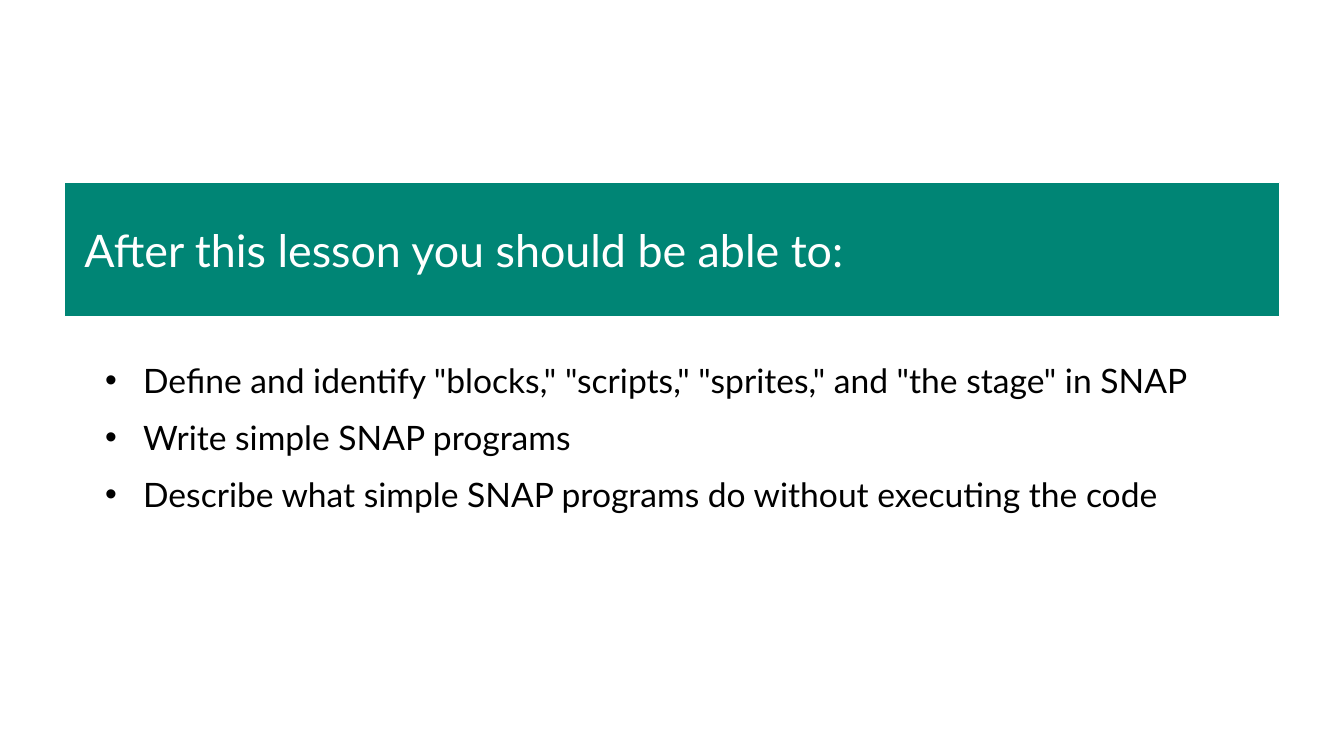
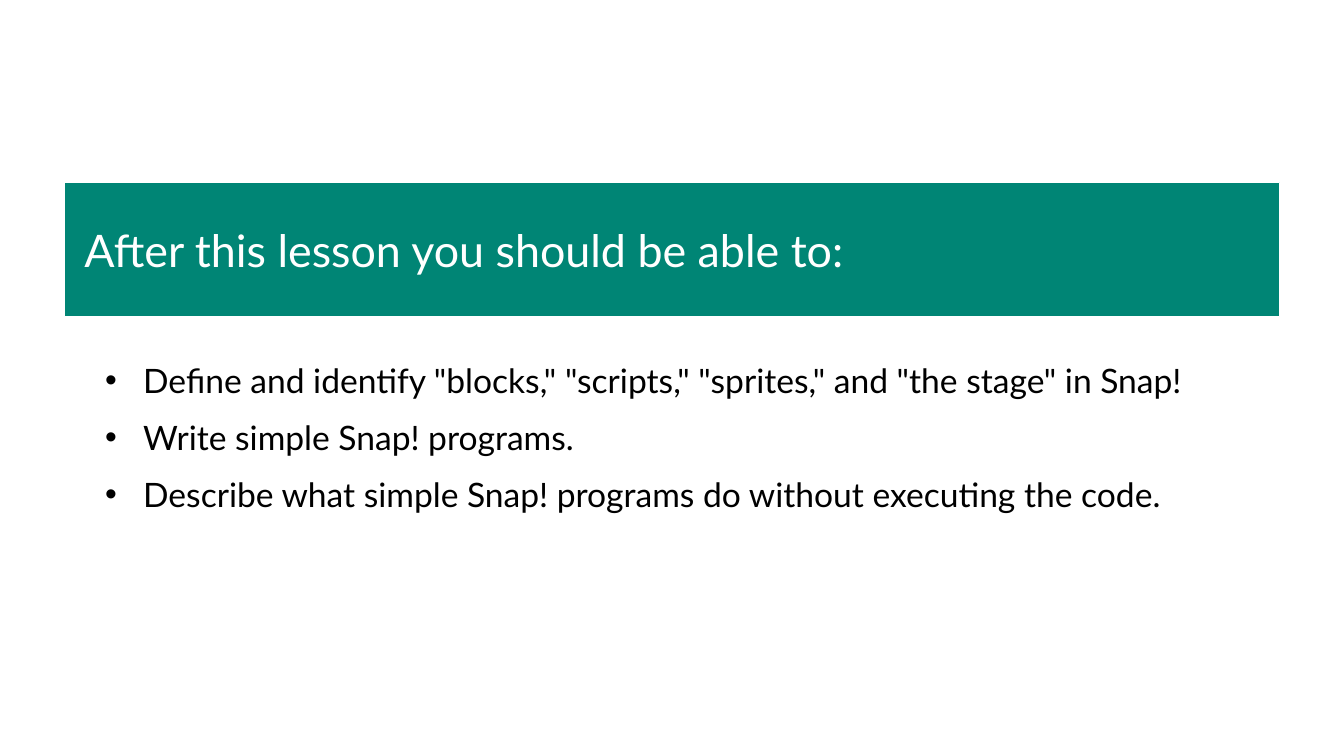
Before and after one commit to TEALSK12/introduction-to-computer-science, a slide deck: slide 2 of slidedecks/TEALS SNAP 1.2.pptx. Drawn at 1344x756 pixels with LibreOffice and Linux fonts; fonts in the diff are those of the drawing; background and template pictures are left out. Boxes give left, top, right and bottom in pixels: in the first picture for what was removed or moved away, otherwise in the second. Text is boxed around its words. In the diff, an @@ line names an element or a change of style, - is before the commit and + after.

```diff
--- a/slidedecks/TEALS SNAP 1.2.pptx
+++ b/slidedecks/TEALS SNAP 1.2.pptx
@@ text in free at (143, 368, 1181, 513): text changed @@
-  • Define and identify "blocks," "scripts," "sprites," and "the stage" in SNAP
-  • Write simple SNAP programs
-  • Describe what simple SNAP programs do without executing the code
+  • Define and identify "blocks," "scripts," "sprites," and "the stage" in Snap!
+  • Write simple Snap! programs.
+  • Describe what simple Snap! programs do without executing the code.
```
Also in this commit, not shown: 5 other slides changed, 4 other files.
